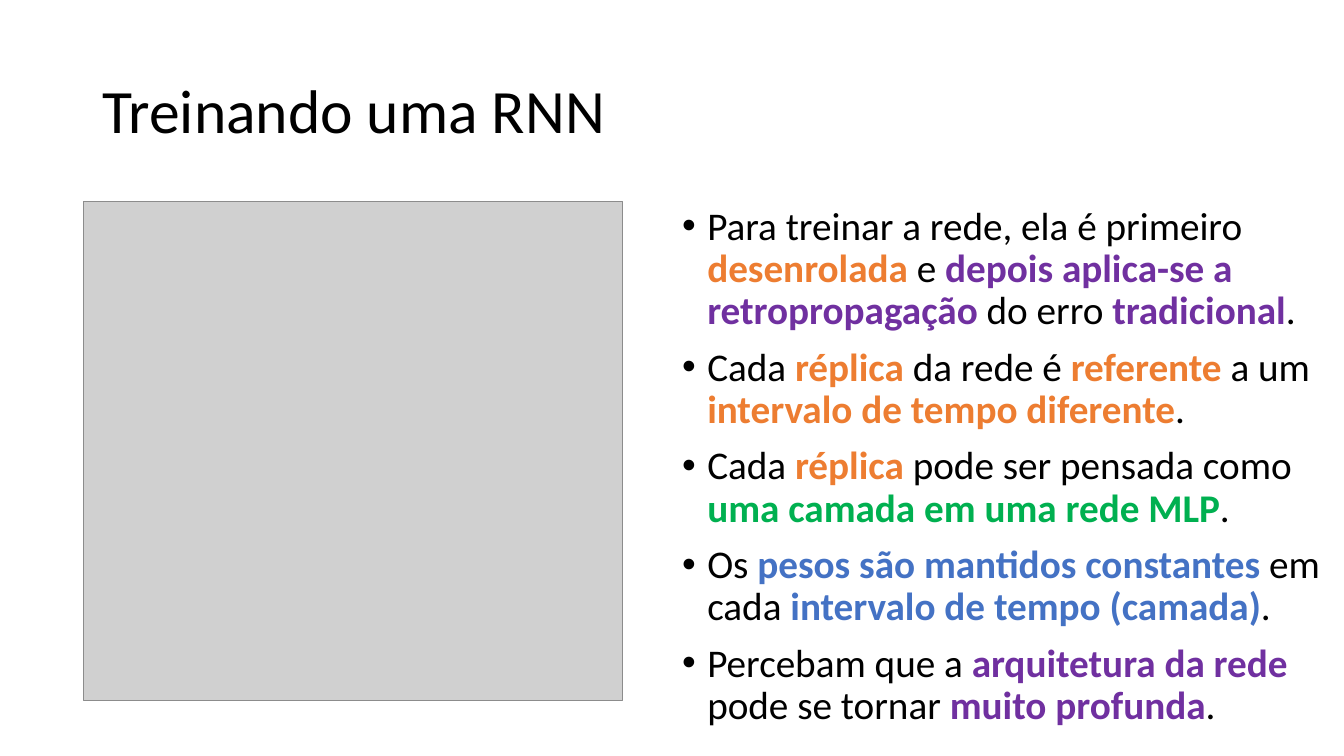
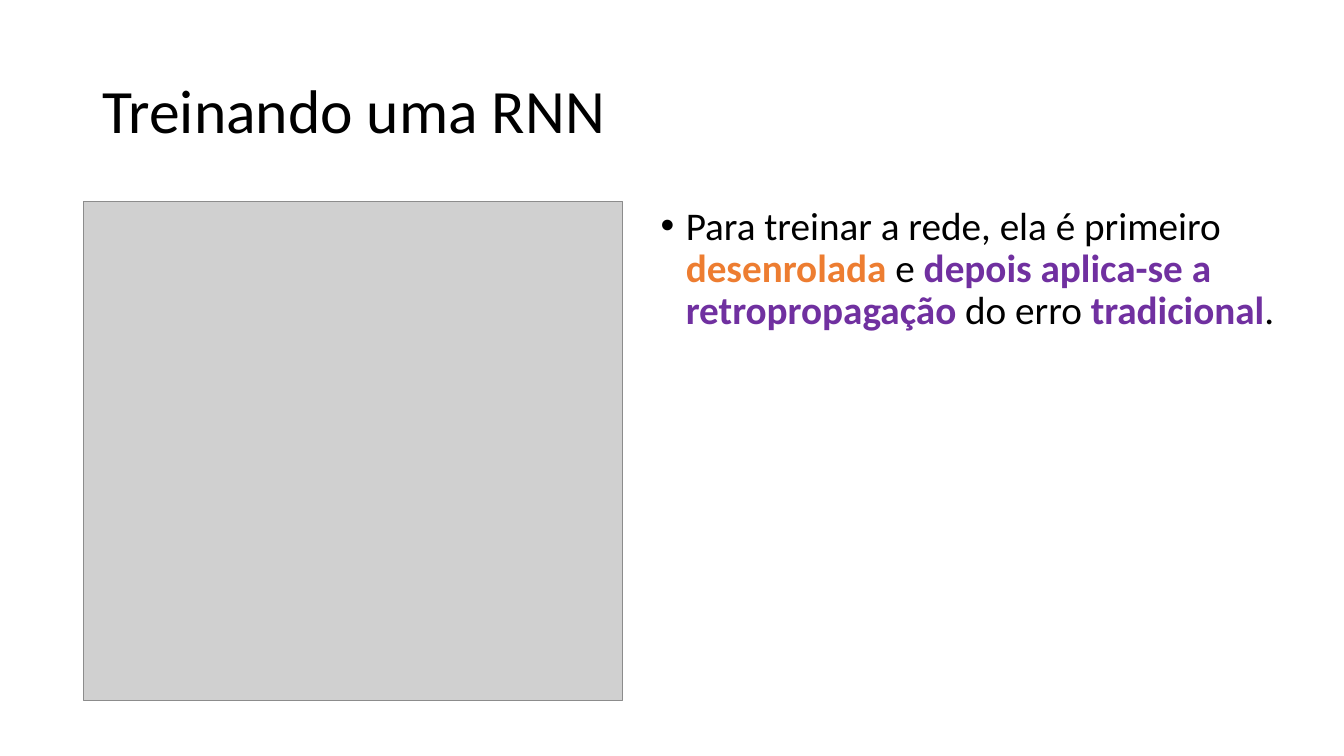
Before and after one commit to zz4fap/c24_inteligencia_artificial, a slide deck: slide 24 of slides/C24_RNN.pptx (slide 23 before the commit). Drawn at 1344x756 pixels with LibreOffice and Linux fonts; fonts in the diff are those of the drawing; grey boxes stand for pictures. Boxes give left, top, right and bottom in pixels: in the first picture for what was removed or moved away, otherwise in the second. Text is boxed around its words. In the diff, an @@ line names an element or a change of style, - is before the commit and + after.

Commit message:
update of slides

```diff
--- a/slides/C24_RNN.pptx
+++ b/slides/C24_RNN.pptx
@@ text "Para treinar a rede, ela ...": place and size @@
-text "Para treinar a rede, ela ..." at box(707, 212, 1320, 726)
+text "Para treinar a rede, ela ..." at box(686, 212, 1274, 331)
@@ text at box(707, 353, 1320, 726): paragraphs removed @@
-• Cada réplica da rede é referente a um intervalo de tempo diferente.
-• Cada réplica pode ser pensada como uma camada em uma rede MLP.
-• Os pesos são mantidos constantes em cada intervalo de tempo (camada).
-• Percebam que a arquitetura da rede pode se tornar muito profunda.
```
Also in this commit, not shown: 3 other slides changed, 2 slides added, 1 slide removed.
